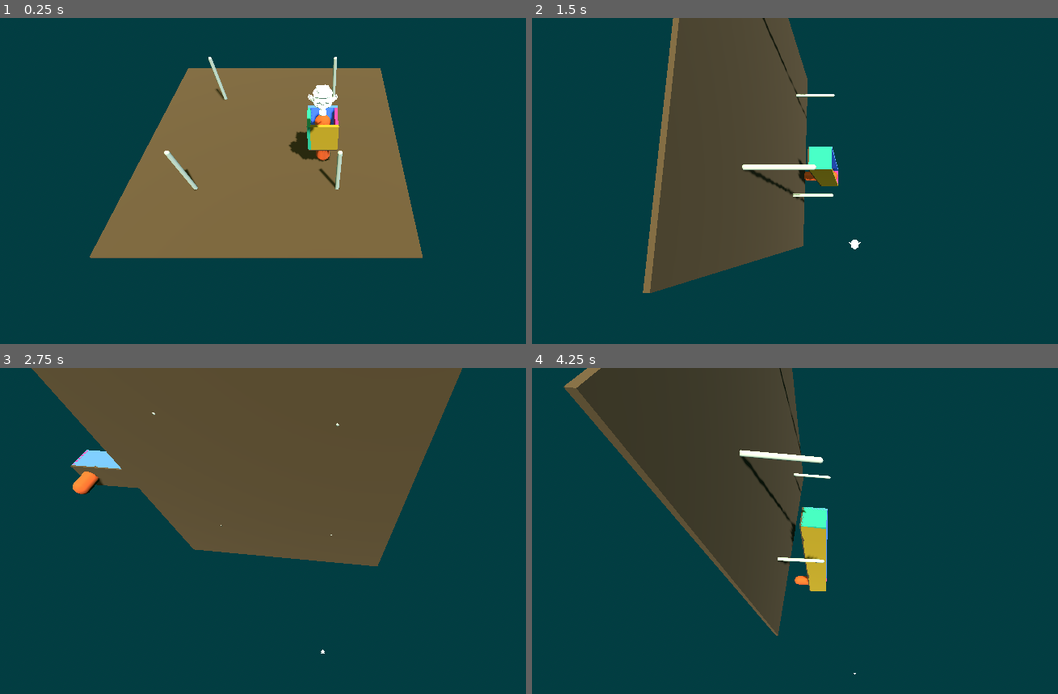
Above: before the commit, frames 1-4 (two rows, left to right).
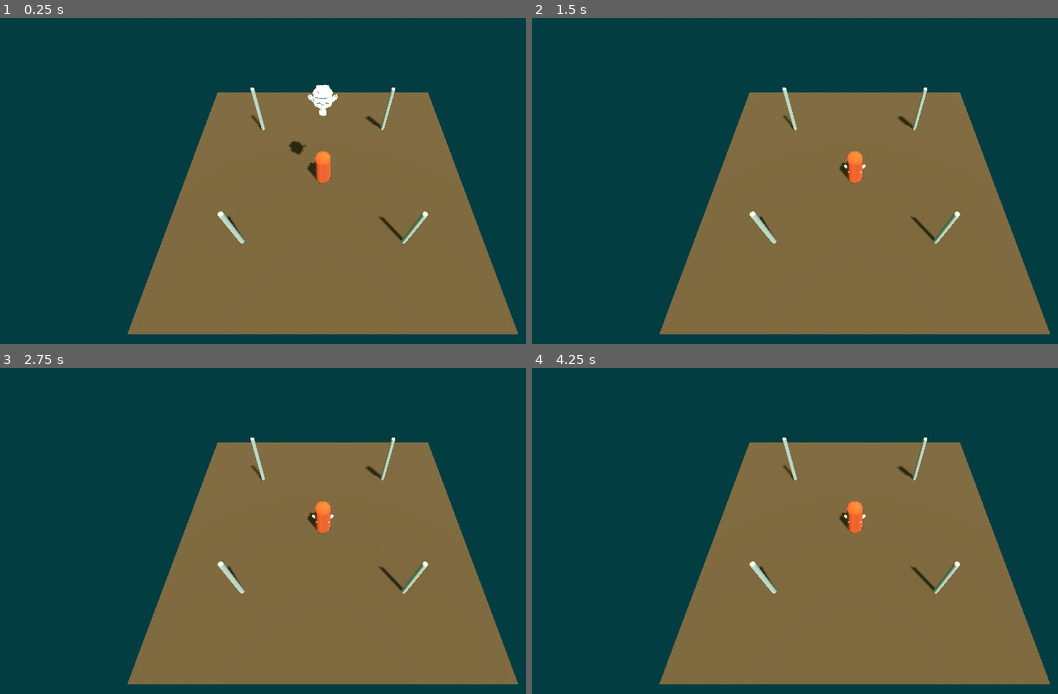
Above: after the commit, the same moments.

Repository: unblinky/gravity-guru
Game: Godot game, scene res://Main/Main.tscn
The game is run twice, just before and just after one commit, with the same random seed, the same clock (stepped at 60 frames per second) and the same inputs.
Inputs:
- Up to frame 1 (0.25 s): no input
- Up to frame 2 (1.5 s): hold D (tilt_right) 0.53-1.28 s; hold S (tilt_back) from 1.28 s (still down)
- Up to frame 3 (2.75 s): release S (tilt_back) at 2.03 s; hold D (tilt_right) from 2.03 s (still down)
- Up to frame 4 (4.25 s): release D (tilt_right) at 2.78 s; hold W (tilt_forward) 2.78-3.53 s; hold A (tilt_left) from 3.53 s (still down)

The runs differ from the first frame. In frame 1, 32% of the frame differs, in the area x 17-99%, y 11-98%; in frame 2, 55%; in frame 3, 63%, in the area x 5-99%, y 0-98%; in frame 4, 56%.
Error after the commit: Parse Error: Too many arguments for "find_valid_plot()" call. Expected at most 0 but received 1. (res://Maze/Maze.gd:60)

Commit message:
Broken: progress on next_direction(), migrated to Vector2i.

Diff:
--- a/Code/Maze/Maze.gd
+++ b/Code/Maze/Maze.gd
@@ -23,19 +23,6 @@
 		rotation_degrees.x += 2.0
 
 
-# TODO: Refactor to Room?
-func oposite_direction(headed: Wall.Direction) -> Wall.Direction:
-	match headed:
-		Wall.Direction.NORTH:
-			return Wall.Direction.SOUTH
-		Wall.Direction.EAST:
-			return Wall.Direction.WEST
-		Wall.Direction.SOUTH:
-			return Wall.Direction.NORTH
-		Wall.Direction.WEST:
-			return Wall.Direction.EAST
-	return Wall.Direction.NONE
-
 
 func generate(columns: int, rows: int):
 	offset.x = (columns - 1) / 2.0
@@ -43,42 +30,52 @@
 	# FIXME: Double-check
 	position -= offset
 
-	#var rando_x = 2 # randi_range(0, columns - 1)
-	#var rando_z = 1 # randi_range(0, rows - 1)
 	## Stores the 2D grid position.
-	var current_plot: Vector2i = Vector2i(2, 1)
+	var current_plot: Vector2i = Vector2i(2, 1) # FIXME: Rando here.
 	var current_room: Room
+	var total_rooms: int = 6
+	#var total_rooms: int = columns * rows
 
 	# First Random Room
 	current_room = spawn_room(current_plot)
-
-	var total_rooms: int = 6
-	#var total_rooms: int = columns * rows
 
 	for r in total_rooms:
 		await get_tree().create_timer(0.4).timeout
 		print(plots_visited)
 
-		# TODO: Pick a direction.
-		# Testing East
-		var headed: Wall.Direction = Wall.Direction.EAST
+		# FIXME: Pick a direction.
+		var headed: Vector2i = current_room.next_direction()
+		if headed == Vector2i.ZERO:
+			print("Error! Wall.Direction.NONE")
+			return
+
+		# FIXME: Validating plot...
+		#if current_plot += headed:
+
+
 		current_room.remove_wall(headed)
 
 		# Next Room
-		current_plot += find_valid_plot()
+		# FIXME: RESUME HERE.....
+		current_plot += find_valid_plot(headed)
+
+
 		current_room = spawn_room(current_plot)
 
-		# Error checked example.
+
+
+
+		# Error checked example of remove wall.
 		var oposite_direction = oposite_direction(headed)
 		if oposite_direction == Wall.Direction.NONE:
 			print("Error! Wall.Direction.NONE")
 			return
-
 		current_room.remove_wall(oposite_direction)
 
 
 func spawn_room(plot: Vector2i) -> Room:
 	var room: Room = ROOM.instantiate()
+	room.maze = self
 	room.position.x = plot.x
 	room.position.z = plot.y
 	add_child(room)
@@ -89,9 +86,11 @@
 	return room
 
 
-# Validate a new plot.
-# TODO:
+# Validate a new plot (x,y).
+# HACK: testing walls...
 func find_valid_plot() -> Vector2i:
-	# Return a plot based on
-
-	return Vector2i.RIGHT
+	# Return a plot based on remaining walls.
+	#return Vector2i.RIGHT
+	return Vector2i.LEFT
+	#return Vector2i.UP
+	#return Vector2i.DOWN
--- a/Code/Room/Room.gd
+++ b/Code/Room/Room.gd
@@ -9,6 +9,7 @@
 # List of our orginal walls.
 var walls: Array[Wall]
 var plot: Vector2i
+var maze: Maze
 
 # TODO: Wall logic & bounds.
 
@@ -24,36 +25,52 @@
 	walls.append(west_wall)
 
 
-func next_direction() -> Wall.Direction:
-	 #FIXME: Uncomment...
+# FIXME:
+func next_direction() -> Vector2i:
+	var direction: Vector2i
 	var wall: Wall = walls.pick_random()
 	walls.erase(wall)
 
-	if wall.position.x < 0:
-		return Wall.Direction.WEST
-	if wall.position.x > 0:
-		return Wall.Direction.EAST
-	if wall.position.z < 0:
-		return Wall.Direction.NORTH
-	if wall.position.z > 0:
-		return Wall.Direction.SOUTH
+	# Handle invalid X directions.
+	if plot.x + wall.direction.x < 0:
+		direction = next_direction()
+	if plot.x + wall.direction.x > maze.columns:
+		direction = next_direction()
 
-	return Wall.Direction.NONE
-
+	# Handle invalid Y directions.
+	if plot.y + wall.direction.y < 0:
+		direction = next_direction()
+	if plot.y + wall.direction.y > maze.rows:
+		direction = next_direction()
+	return direction
 #
 #
+## TODO: Refactor to Room?
+#func oposite_direction(headed: Wall.Direction) -> Wall.Direction:
+	#match headed:
+		#Wall.Direction.NORTH:
+			#return Wall.Direction.SOUTH
+		#Wall.Direction.EAST:
+			#return Wall.Direction.WEST
+		#Wall.Direction.SOUTH:
+			#return Wall.Direction.NORTH
+		#Wall.Direction.WEST:
+			#return Wall.Direction.EAST
+	#return Wall.Direction.NONE
+	#
+
 ## Hide, dissable a wall.
-func remove_wall(direction: Wall.Direction):
+func remove_wall(direction: Vector2i):
 	match direction:
-		Wall.Direction.NORTH:
+		Vector2i.UP:
 			north_wall.disable()
 			walls.erase(north_wall)
-		Wall.Direction.EAST:
+		Vector2i.RIGHT:
 			east_wall.disable()
 			walls.erase(east_wall)
-		Wall.Direction.SOUTH:
+		Vector2i.DOWN:
 			south_wall.disable()
 			walls.erase(south_wall)
-		Wall.Direction.WEST:
+		Vector2i.LEFT:
 			west_wall.disable()
 			walls.erase(west_wall)
--- a/Code/Wall/Wall.gd
+++ b/Code/Wall/Wall.gd
@@ -1,22 +1,38 @@
 extends StaticBody3D
 class_name Wall
 
-enum Direction {
-	NORTH,
-	EAST,
-	SOUTH,
-	WEST,
-	NONE
-}
+#
+#enum Direction {
+	#NONE,
+	#NORTH,
+	#EAST,
+	#SOUTH,
+	#WEST
+#}
+
+# HACK: No conversions...
+const NORTH: Vector2i = Vector2i.UP
+const EAST: Vector2i = Vector2i.RIGHT
+const SOUTH: Vector2i = Vector2i.DOWN
+const WEST: Vector2i = Vector2i.LEFT
 
 @onready var collider: CollisionShape3D = $Collider
 @onready var graphics: MeshInstance3D = $Graphics
 
-
 ## Drag in a StandardMaterial3D.
 @export var material: StandardMaterial3D
 
+var direction: Vector2i
+
 func _ready() -> void:
+	if position.x < 0:
+		direction = WEST
+	elif position.x > 0:
+		direction = EAST
+	elif position.z < 0:
+		direction = NORTH
+	elif position.z > 0:
+		direction = SOUTH
 	graphics.material_override = material
 
 func disable():
